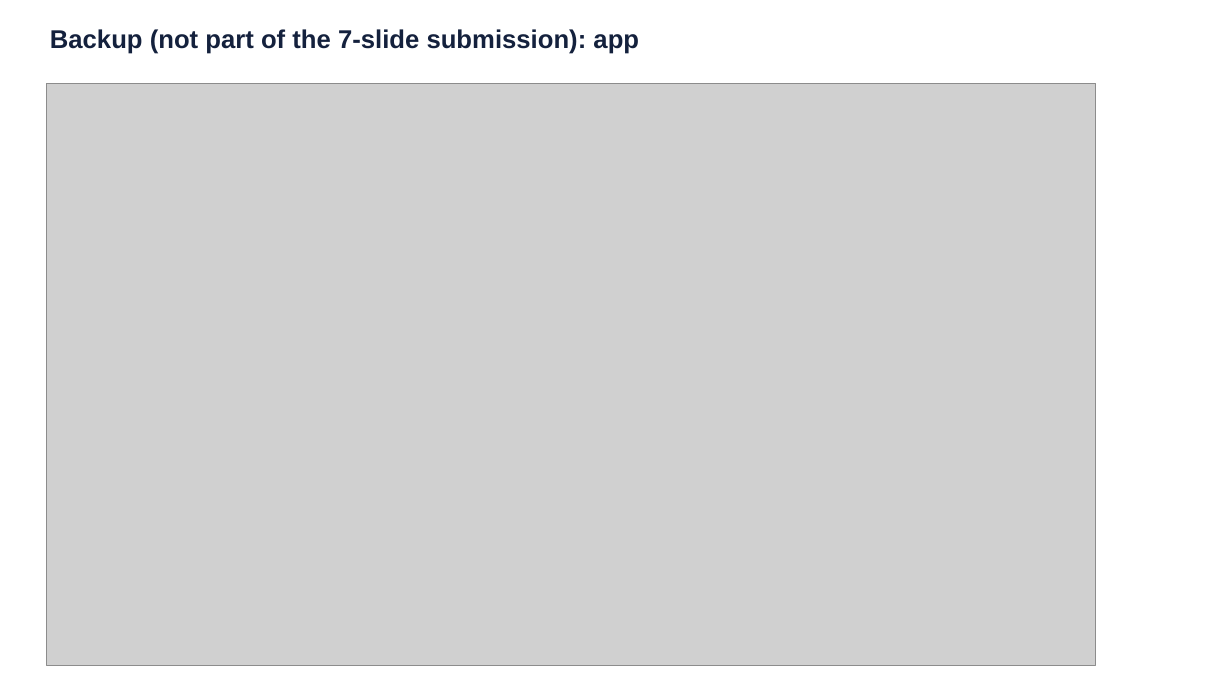
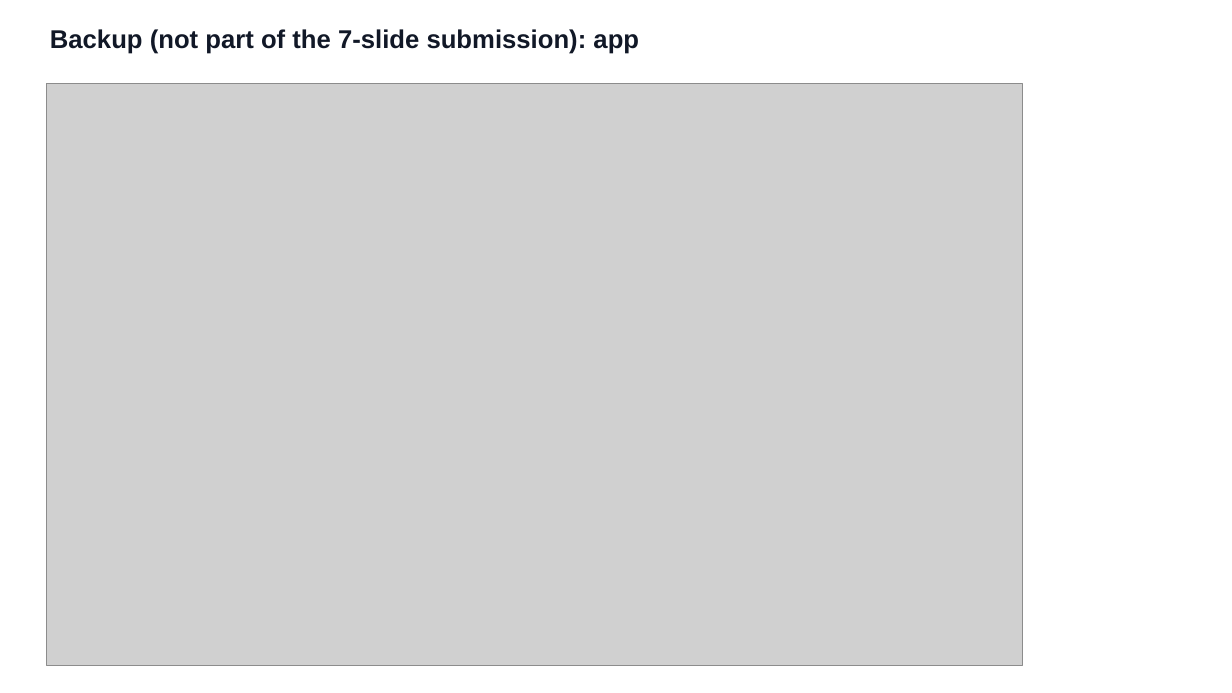
Before and after one commit to ahmedetk/jamra, a slide deck: slide 1 of slides/AstroByte_Backup.pptx. Drawn at 1232x693 pixels with LibreOffice and Linux fonts; fonts in the diff are those of the drawing; grey boxes stand for pictures. Boxes give left, top, right and bottom in pixels: in the first picture for what was removed or moved away, otherwise in the second. Text is boxed around its words. In the diff, an @@ line names an element or a change of style, - is before the commit and + after.

```diff
--- a/slides/AstroByte_Backup.pptx
+++ b/slides/AstroByte_Backup.pptx
@@ text "Backup (not part of the ..." at (50, 29, 639, 54): text colour #14213D to #111827 @@
@@ picture: place and size @@
-picture at (46, 83, 1096, 665)
+picture at (46, 83, 1023, 665)
```
Also in this commit, not shown: 37 other files.
